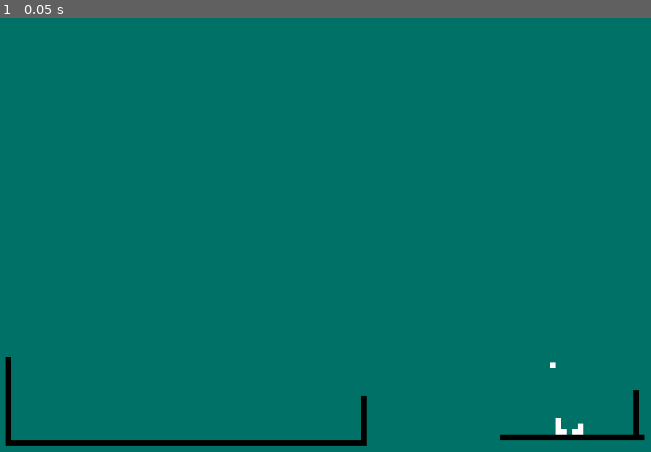
Above: before the commit, frame 1.
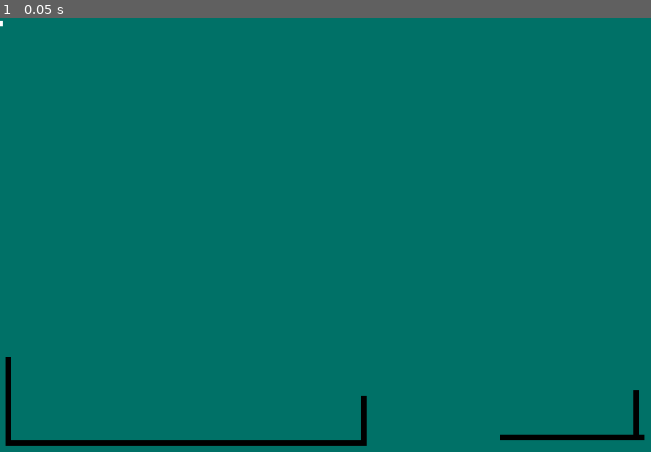
Above: after the commit, the same moment.

Repository: RaddCoder76/4.0SandSIm
Game: Godot game, scene res://Scenes/Main.tscn
Two runs of this game, one before a commit and one after it. Both use one fixed random seed, a clock stepped at 60 frames per second and the inputs below.
Inputs:
- Up to frame 1 (0.05 s): no input

The runs differ from the first frame. In frame 1, 0.1% of the frame differs, in the area x 0-90%, y 0-97%.

Commit message:
Uncomplete

Diff:
--- a/Sand Sim/Global.gd
+++ b/Sand Sim/Global.gd
@@ -15,27 +15,3 @@
 		DEBUG_MODE = !DEBUG_MODE
 	if Input.is_action_just_pressed("Restart"):
 		get_tree().reload_current_scene()
-
-
-func _physics_process(delta):
-	RunFrame()
-
-
-
-func RunFrame():
-	for p in particleList:
-		if p.CANMOVE:
-			if DEBUG_MODE:
-				if Input.is_action_just_pressed("e"):
-					p.CallListFromGlobal()
-			elif !p.iMoved:
-				p.CallListFromGlobal()
-
-func SortListForDups(_list = []):
-	for a in _list:
-		var dup = false
-		for b in _list:
-			if a == b:
-				dup = true
-				b.remove()
-				return
--- a/Sand Sim/Scenes/Main.tscn
+++ b/Sand Sim/Scenes/Main.tscn
@@ -627,33 +627,5 @@
 position = Vector2(868, 604)
 CANMOVE = false
 
-[node name="Particle28" parent="." instance=ExtResource("1_6l82e")]
-position = Vector2(804, 588)
-CANMOVE = false
-
-[node name="Particle29" parent="." instance=ExtResource("1_6l82e")]
-position = Vector2(828, 596)
-CANMOVE = false
-
-[node name="Particle31" parent="." instance=ExtResource("1_6l82e")]
-position = Vector2(804, 580)
-CANMOVE = false
-
-[node name="Particle32" parent="." instance=ExtResource("1_6l82e")]
-position = Vector2(804, 596)
-CANMOVE = false
-
-[node name="Particle37" parent="." instance=ExtResource("1_6l82e")]
-position = Vector2(836, 588)
-CANMOVE = false
-
 [node name="Particle40" parent="." instance=ExtResource("1_6l82e")]
 position = Vector2(796, 500)
-
-[node name="Particle39" parent="." instance=ExtResource("1_6l82e")]
-position = Vector2(836, 596)
-CANMOVE = false
-
-[node name="Particle33" parent="." instance=ExtResource("1_6l82e")]
-position = Vector2(812, 596)
-CANMOVE = false
--- a/Sand Sim/Scenes/Particles/Particle.gd
+++ b/Sand Sim/Scenes/Particles/Particle.gd
@@ -32,25 +32,35 @@
 	_point.collide_with_areas = true
 	_point.collide_with_bodies = false
 
-#Do this f
+#Do this on exit
 func _exit_tree():
 	Global.particleList.erase(self)
 
 
+#@@@@@@@@@@@@@@@@@@@@@@@@@@@@@@@@@@@@@@@@@@@@@@@@@@@@@@@@@@@@@@@@@@@@@@@@@@@@@@@@@@ INPUT DIRECTION LIST AND TYPE @@@@@@@@@@@@@@@@@@@@@@@@@@@@@@@@@@@@@@@@@@@@@@@@@@@@#
+var directionList = []
+@export  var particleType = "Sand"
 func _init():
+	directionList = [Vector2(position.x, position.y + Global.SIZE),
+	Vector2(position.x + Global.SIZE, position.y + Global.SIZE),
+	Vector2(position.x - Global.SIZE, position.y + Global.SIZE)]
+	#print("X: " + str(global_position.x) + " : " + str(position.y) + str(Global.SIZE))
 	iMoved = true
 
 
-#@@@@@@@@@@@@@@@@@@@@@@@@@@@@@@@@@@@@@@@@@@@@@@@@@@@@@@@@@@@@@@@@@@@@@@@@@@@@@@@@@@ INPUT DIRECTION LIST AND TYPE @@@@@@@@@@@@@@@@@@@@@@@@@@@@@@@@@@@@@@@@@@@@@@@@@@@@#
-var directionList = [Vector2(position.x, position.y + Global.SIZE), Vector2(position.x + Global.SIZE, position.y + Global.SIZE), Vector2(position.x - Global.SIZE, position.y + Global.SIZE)]
-@export  var particleType = "Sand"
+func _physics_process(delta):
+	if CANMOVE:
+		CallListFromGlobal()
+
+
 
 
 
 
 func CallListFromGlobal():
+	#print(directionList)
 	var tempPosition = FindNewPosition(directionList)
-	#print(tempPosition)
+	#print(str(directionList) + "\n\n\n : " + str(tempPosition))
 	if VerifyPosition(tempPosition):
 		Move(tempPosition)
 	else:
@@ -61,7 +71,7 @@
 func FindNewPosition(posToCheck = []):
 	for p in posToCheck:
 		var pos = CheckPos(p)[1]
-		print(pos)
+		#print(pos)
 		if !pos:
 
 			Global.positionSpotHolder.append([self, p])
